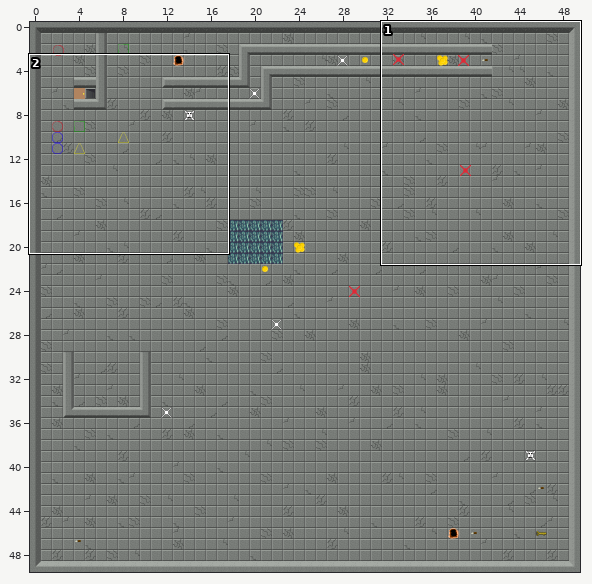
Tiled map -- Raw/TileMaps/level1.tmx. The first picture is a wide view before the edit; the outline marks the close-up.
Close-up. First the earlier version:
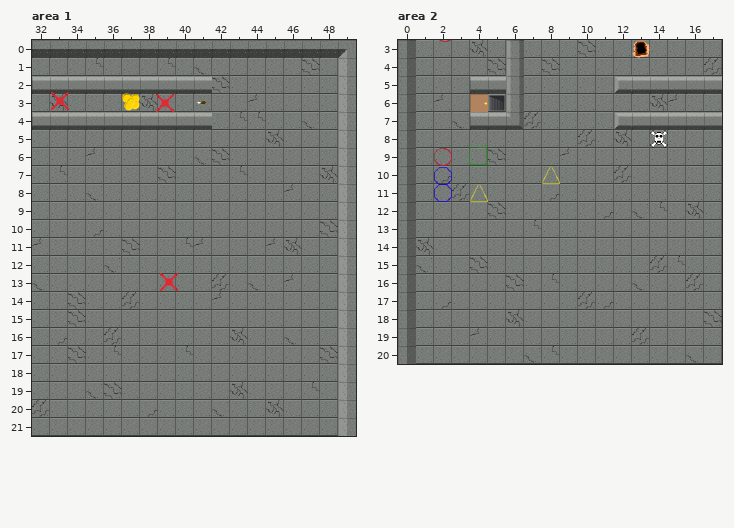
Cells are 32x32 px. Shown: area 1 x 32..49, y 0..21; area 2 x 0..17, y 3..20. The commit also changed other parts of the map, which this record leaves out.
And afterwards:
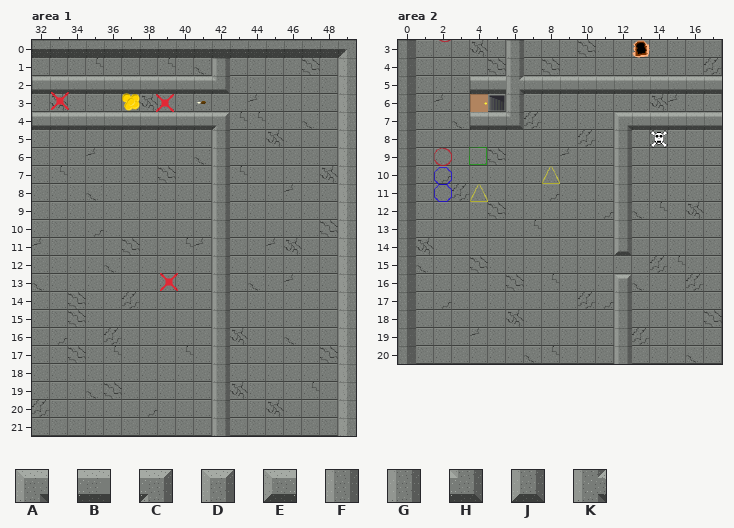
Key: from "masterTileset": A 32, B 33, C 34, D 35, E 36, F 64, G 66, H 98, J 99, K 163.
_ is an empty cell, . an unchanged one.
Edits made:
--- layer "collision", area 1
@@ x 42..42 @@
- 1 _
- 2 _
+ 1 G
+ 2 H
@@ x 42..42 @@
- 4 _
- 5 _
- 6 _
- 7 _
- 8 _
- 9 _
-10 _
-11 _
-12 _
-13 _
-14 _
-15 _
-16 _
-17 _
-18 _
-19 _
-20 _
-21 _
+ 4 C
+ 5 G
+ 6 G
+ 7 G
+ 8 G
+ 9 G
+10 G
+11 G
+12 G
+13 G
+14 G
+15 G
+16 G
+17 G
+18 G
+19 G
+20 G
+21 G
--- layer "collision", area 2
@@ x 6..12 @@
- 5 G_____E
+ 5 KBBBBBB
@@ x 12..12 @@
- 7 E
- 8 _
- 9 _
-10 _
-11 _
-12 _
-13 _
-14 _
+ 7 A
+ 8 F
+ 9 F
+10 F
+11 F
+12 F
+13 F
+14 J
@@ x 12..12 @@
-16 _
-17 _
-18 _
-19 _
-20 _
+16 D
+17 F
+18 F
+19 F
+20 F
Changed places in both close-ups, as pixel boxes (x1, y1, x2, y2):
added: (212, 58, 230, 94)
added: (212, 112, 230, 436)
changed: (513, 76, 632, 94)
changed: (614, 112, 632, 256)
added: (614, 274, 632, 364)
